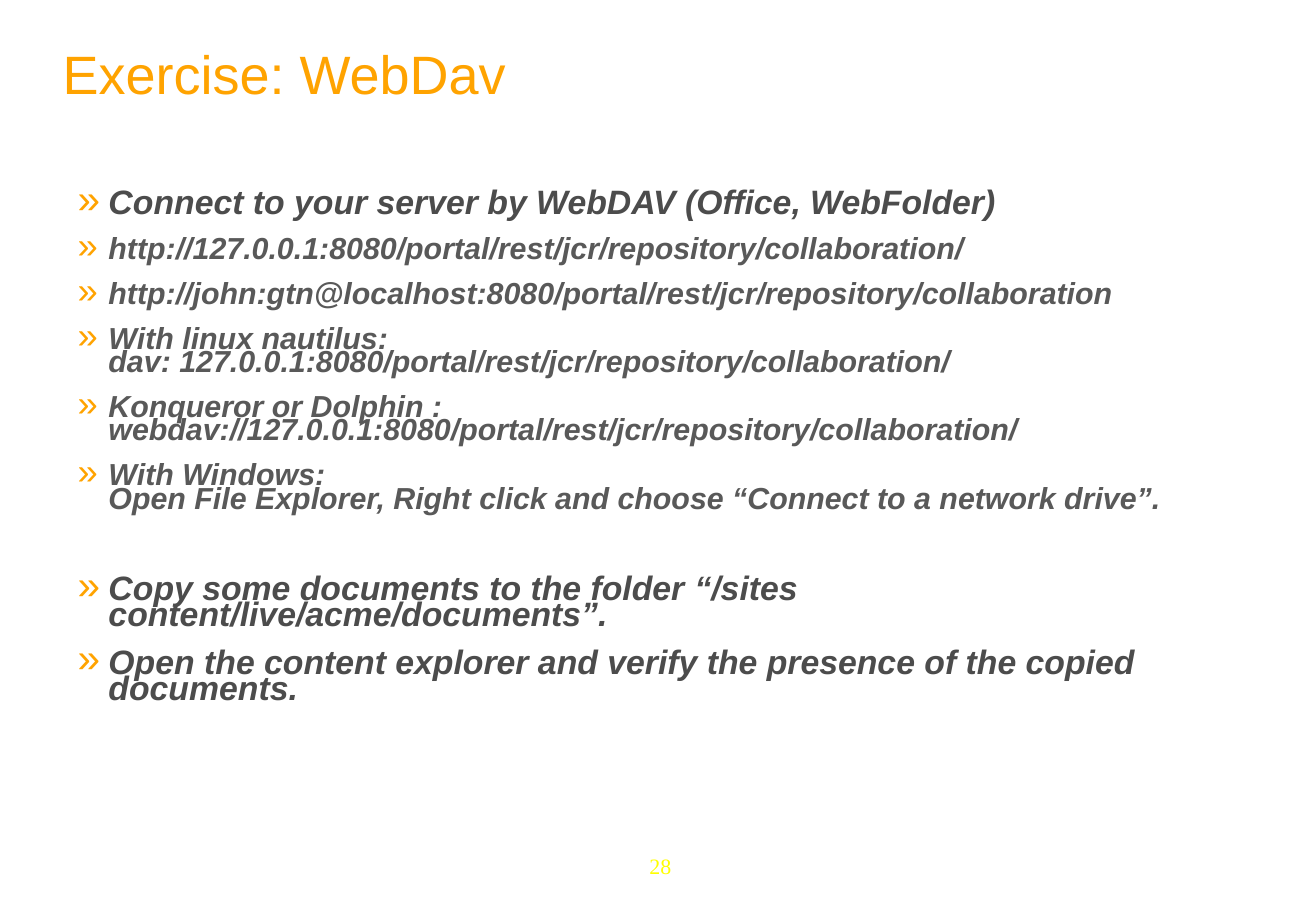
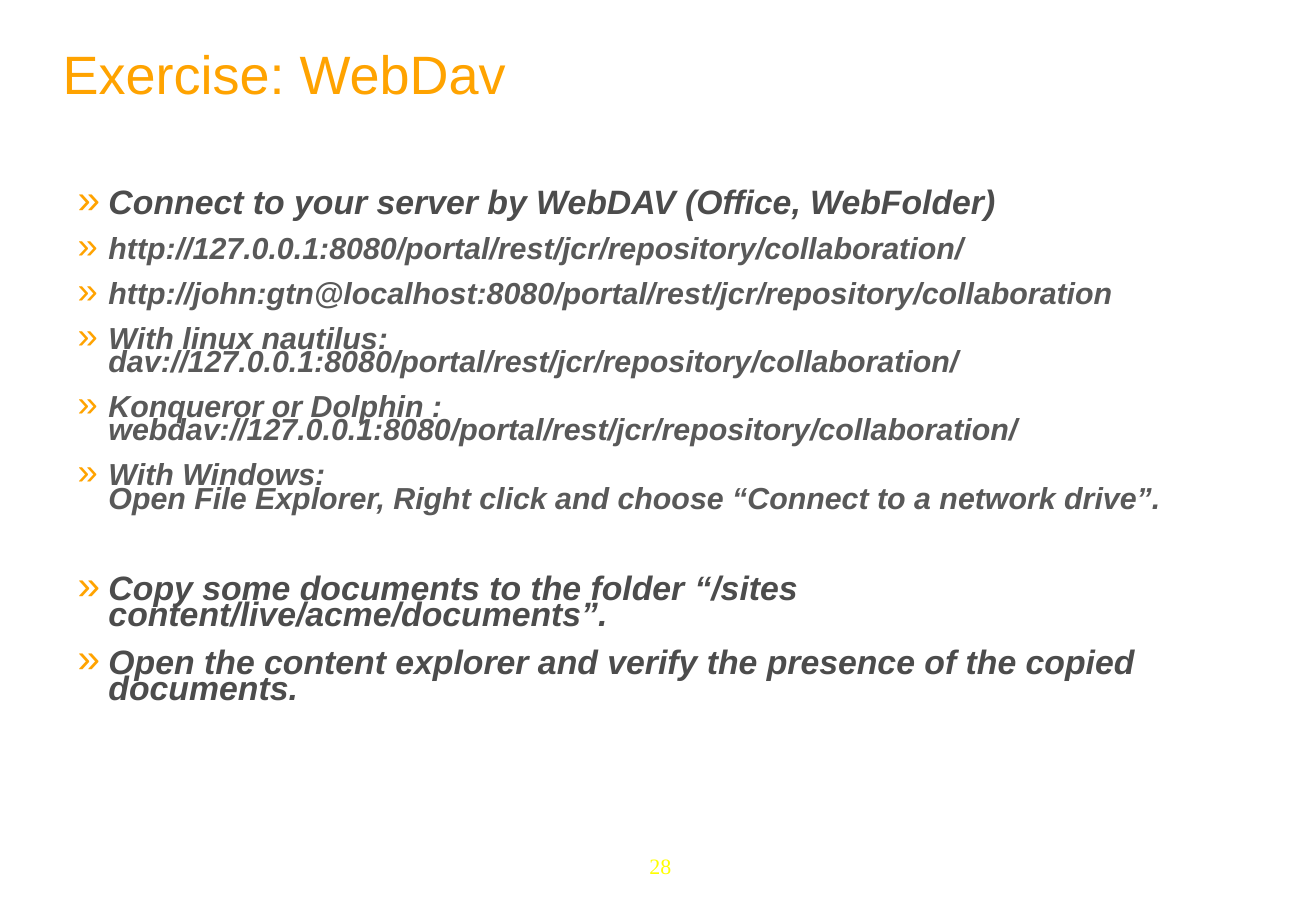
Before and after one commit to anhvurz90/training, a slide deck: slide 28 of slides/exo-fundamentals/en/060 ECM-Intro-XFund-en.ppt. Drawn at 1316x911 pixels with LibreOffice and Linux fonts; fonts in the diff are those of the drawing; background and template pictures are left out. Boxes give left, top, right and bottom in pixels: in the first picture for what was removed or moved away, otherwise in the second. Text is boxed around its words. In the diff, an @@ line names an element or a change of style, - is before the commit and + after.

Commit message:
Correction of nautilus webav connection chain

```diff
--- a/slides/exo-fundamentals/en/060 ECM-Intro-XFund-en.ppt
+++ b/slides/exo-fundamentals/en/060 ECM-Intro-XFund-en.ppt
@@ text at [108,327,958,378]: text changed @@
-  » With linux nautilus:
-    dav: 127.0.0.1:8080/portal/rest/jcr/repository/collaboration/
+  » With linux nautilus:
+    dav://127.0.0.1:8080/portal/rest/jcr/repository/collaboration/
```
